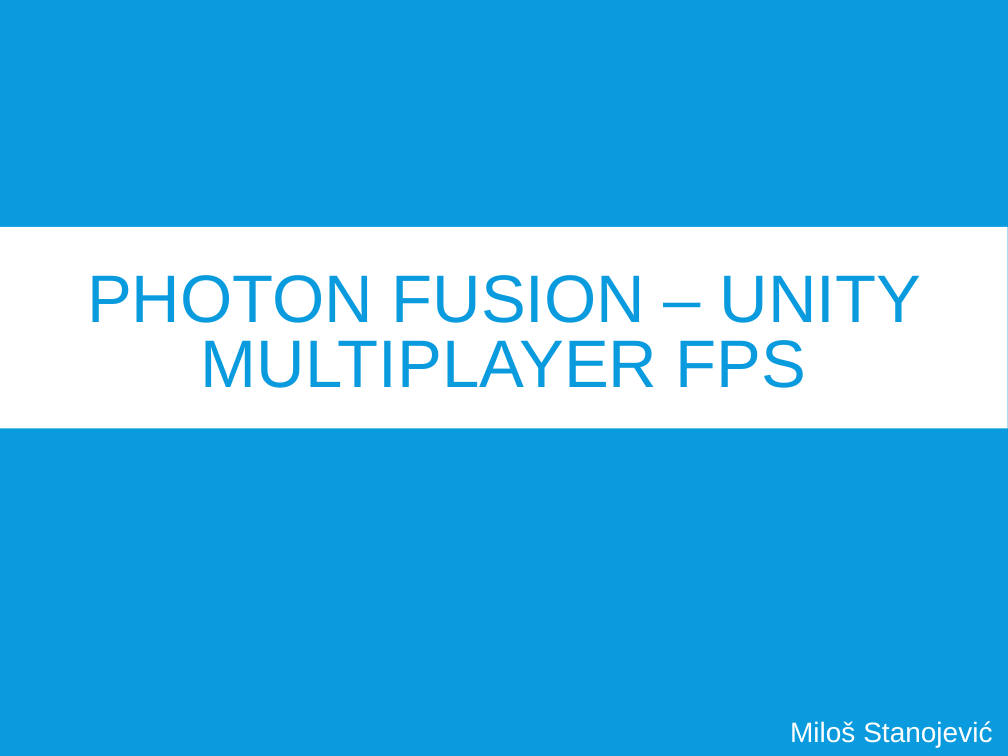
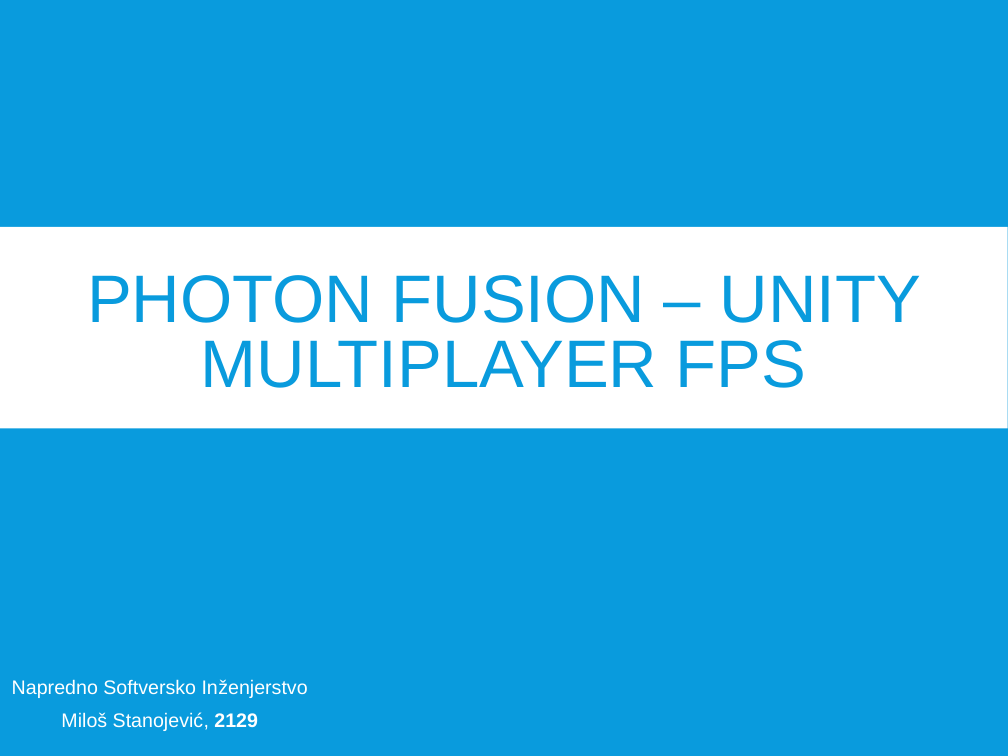
Before and after one commit to Milos-Sstanojevic/PhotonFusion-Demo, a slide deck: slide 1 of Milos_Stanojevic_Prezentacija.pptx. Drawn at 1008x756 pixels with LibreOffice and Linux fonts; fonts in the diff are those of the drawing. Boxes give left, top, right and bottom in pixels: in the first picture for what was removed or moved away, otherwise in the second. Text is boxed around its words. In the diff, an @@ line names an element or a change of style, - is before the commit and + after.

```diff
--- a/Milos_Stanojevic_Prezentacija.pptx
+++ b/Milos_Stanojevic_Prezentacija.pptx
@@ subtitle at bbox=[12, 679, 308, 731]: text changed; size 20 to 14 pt @@
-Miloš Stanojević
+Napredno Softversko Inženjerstvo
+Miloš Stanojević, 2129
```
Also in this commit, not shown: 5 other slides changed, 2 slides added, 3 other files.
